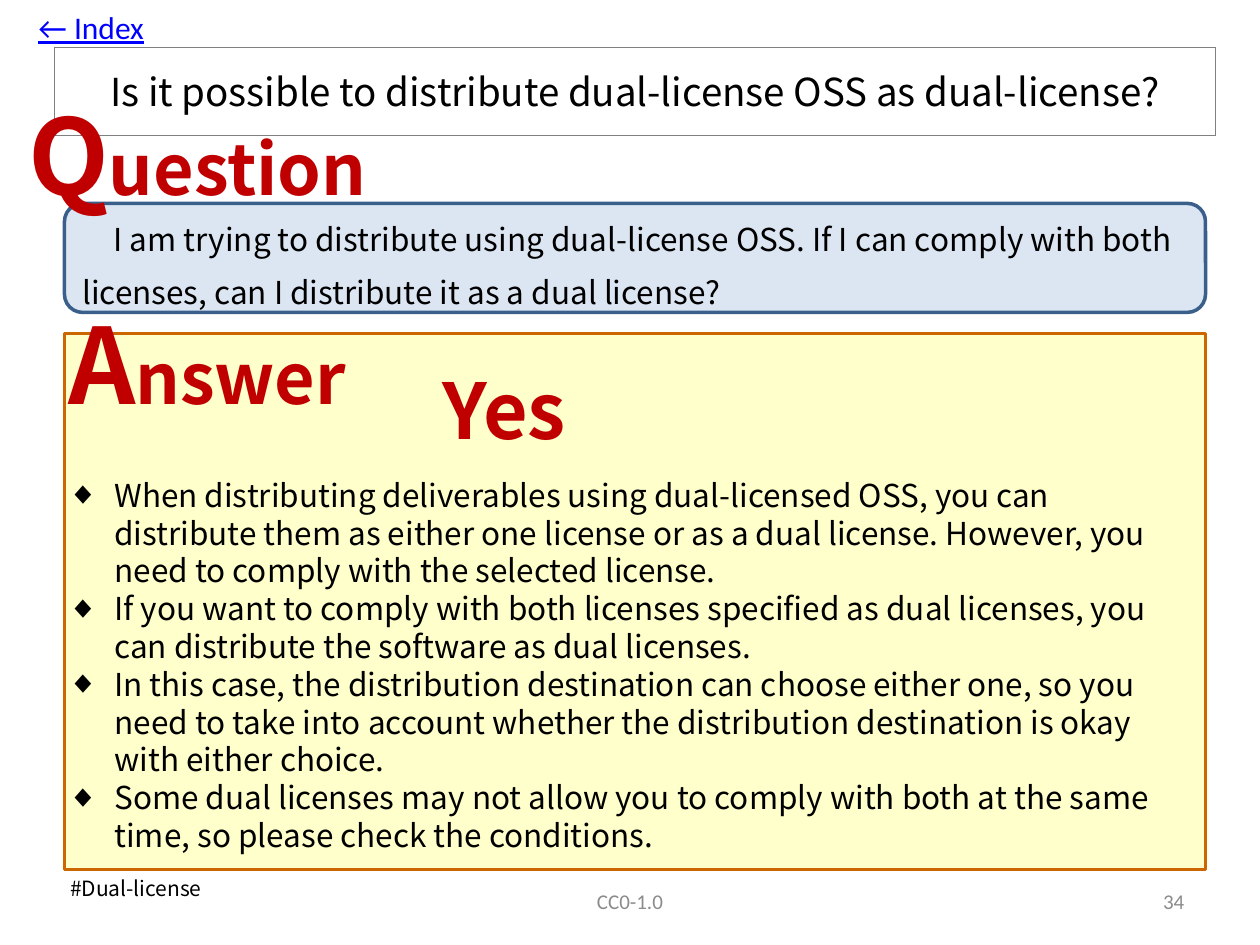
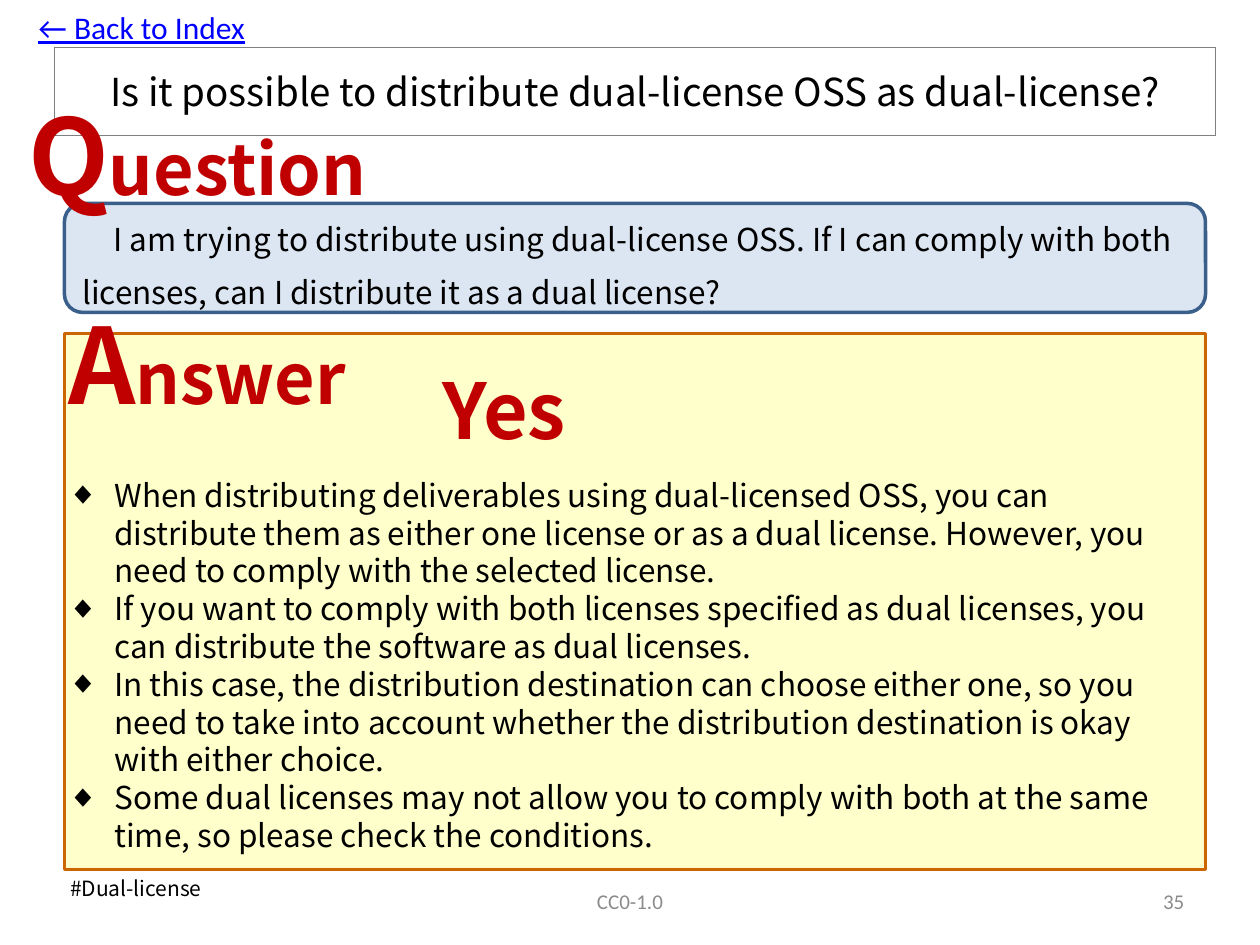
Before and after one commit to OpenChain-Project/OpenChain-JWG, a slide deck: slide 36 of Education_Material/FAQ/Misunderstandings_of_OSS_licenses_CC0.pptx (slide 35 before the commit). Drawn at 1260x945 pixels with LibreOffice and Linux fonts; fonts in the diff are those of the drawing. Boxes give left, top, right and bottom in pixels: in the first picture for what was removed or moved away, otherwise in the second. Text is boxed around its words. In the diff, an @@ line names an element or a change of style, - is before the commit and + after.

```diff
--- a/Education_Material/FAQ/Misunderstandings_of_OSS_licenses_CC0.pptx
+++ b/Education_Material/FAQ/Misunderstandings_of_OSS_licenses_CC0.pptx
@@ text at [74,17,245,44]: text changed @@
-← Index
+← Back to Index
@@ page number at [1163,895,1184,909]: text changed @@
-34
+35
```
Also in this commit, not shown: 56 other slides changed, 6 slides added.
